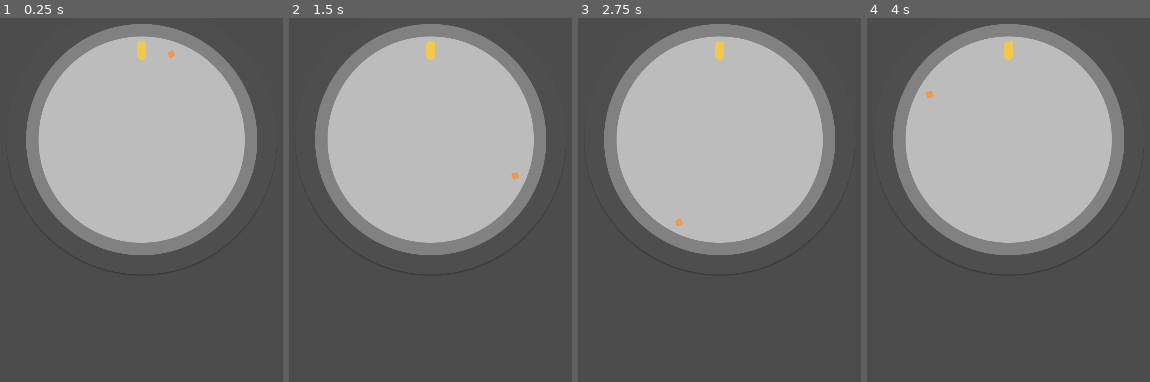
Above: before the commit, frames 1-4 (left to right).
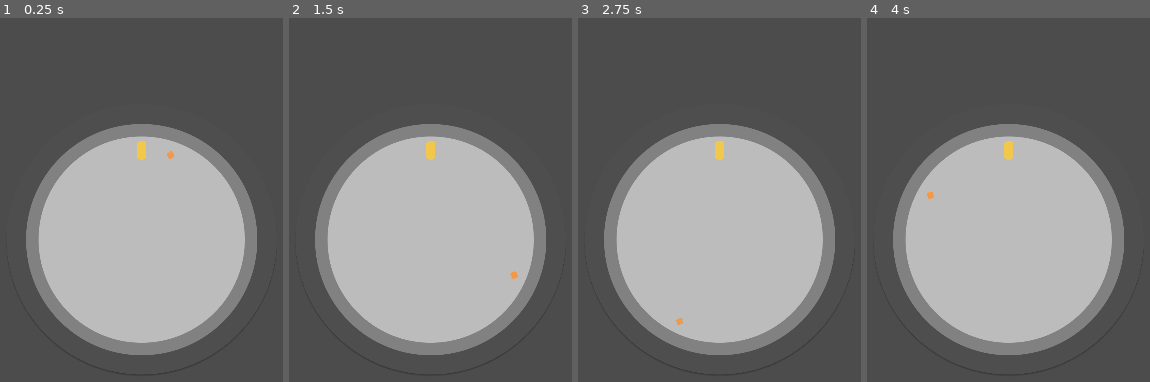
Above: after the commit, the same moments.

Repository: takecare/popthelock
Game: Godot game, scene res://scenes/Main.tscn
The game is run twice, just before and just after one commit, with the same random seed, the same clock (stepped at 60 frames per second) and the same inputs. The engine's default icon, where the game draws it, is replaced by a stand-in: a white triangle on a blue panel in a dark square.
Inputs:
- Up to frame 1 (0.25 s): no input
- Up to frame 2 (1.5 s): tap Enter at 1.25 s
- Up to frame 3 (2.75 s): tap Space at 2 s
- Up to frame 4 (4 s): tap Enter at 2.75 s

The runs differ from the first frame. In frame 1, 49% of the frame differs, in the area x 9-91%, y 1-93%; in frame 2, 49%; in frame 3, 49%; in frame 4, 49%.

Commit message:
extract target and xhair as scenes

Diff:
--- a/project.godot
+++ b/project.godot
@@ -9,17 +9,23 @@
 config_version=4
 
 _global_script_classes=[ {
+"base": "",
+"class": "Crosshair",
+"language": "GDScript",
+"path": "res://scripts/Crosshair.gd"
+}, {
 "base": "HBoxContainer",
 "class": "Lock",
 "language": "GDScript",
 "path": "res://scripts/Lock.gd"
 }, {
-"base": "",
+"base": "Reference",
 "class": "Target",
 "language": "GDScript",
 "path": "res://scripts/Target.gd"
 } ]
 _global_script_class_icons={
+"Crosshair": "",
 "Lock": "",
 "Target": ""
 }
--- /dev/null
+++ b/scenes/Crosshair.tscn
@@ -0,0 +1,16 @@
+[gd_scene load_steps=4 format=2]
+
+[ext_resource path="res://sprites/crosshair.png" type="Texture" id=1]
+[ext_resource path="res://scripts/Crosshair.gd" type="Script" id=2]
+
+[sub_resource type="CircleShape2D" id=1]
+radius = 40.1995
+
+[node name="Crosshair" type="KinematicBody2D"]
+script = ExtResource( 2 )
+
+[node name="Sprite" type="Sprite" parent="."]
+texture = ExtResource( 1 )
+
+[node name="CollisionShape2D" type="CollisionShape2D" parent="."]
+shape = SubResource( 1 )
--- a/scenes/Main.tscn
+++ b/scenes/Main.tscn
@@ -1,31 +1,20 @@
-[gd_scene load_steps=7 format=2]
+[gd_scene load_steps=5 format=2]
 
-[ext_resource path="res://sprites/crosshair.png" type="Texture" id=1]
-[ext_resource path="res://sprites/target.png" type="Texture" id=2]
+[ext_resource path="res://scenes/Crosshair.tscn" type="PackedScene" id=1]
+[ext_resource path="res://scenes/Target.tscn" type="PackedScene" id=2]
 [ext_resource path="res://scripts/Main.gd" type="Script" id=3]
-[ext_resource path="res://scripts/Target.gd" type="Script" id=4]
 [ext_resource path="res://scenes/Lock.tscn" type="PackedScene" id=5]
-[ext_resource path="res://scripts/Crosshair.gd" type="Script" id=6]
 
 [node name="Main" type="Node2D"]
 script = ExtResource( 3 )
 
 [node name="Lock" parent="." instance=ExtResource( 5 )]
+margin_top = 160.0
+margin_bottom = 597.0
 
-[node name="Target" type="Sprite" parent="."]
+[node name="Target" parent="." instance=ExtResource( 2 )]
+scale = Vector2( 0.15, 0.15 )
+
+[node name="Crosshair" parent="." instance=ExtResource( 1 )]
 position = Vector2( 360, 72 )
 scale = Vector2( 0.15, 0.15 )
-texture = ExtResource( 2 )
-script = ExtResource( 4 )
-__meta__ = {
-"_edit_group_": true
-}
-
-[node name="Crosshair" type="Sprite" parent="."]
-position = Vector2( 360, 72 )
-scale = Vector2( 0.15, 0.15 )
-texture = ExtResource( 1 )
-script = ExtResource( 6 )
-__meta__ = {
-"_edit_group_": true
-}
--- /dev/null
+++ b/scenes/Target.tscn
@@ -0,0 +1,17 @@
+[gd_scene load_steps=4 format=2]
+
+[ext_resource path="res://sprites/target.png" type="Texture" id=2]
+[ext_resource path="res://scripts/Target.gd" type="Script" id=3]
+
+[sub_resource type="CapsuleShape2D" id=1]
+radius = 50.0
+height = 104.0
+
+[node name="Target" type="KinematicBody2D"]
+script = ExtResource( 3 )
+
+[node name="Sprite" type="Sprite" parent="."]
+texture = ExtResource( 2 )
+
+[node name="CollisionShape2D" type="CollisionShape2D" parent="."]
+shape = SubResource( 1 )
--- a/scripts/Crosshair.gd
+++ b/scripts/Crosshair.gd
@@ -1,4 +1,4 @@
-extends "Rotatable.gd"
+class_name Crosshair extends "Rotatable.gd"
 
 func _ready() -> void:
   pass # Replace with function body.
--- a/scripts/Main.gd
+++ b/scripts/Main.gd
@@ -6,11 +6,16 @@
 
 onready var lock: Lock = $Lock
 onready var target: Target = $Target
-onready var crosshair: Sprite = $Crosshair
+onready var crosshair: Crosshair = $Crosshair
 
+# 360,72, s=0.15
+
+# should target and crosshair be children of lock?
 func _ready() -> void:
   target.position.x = lock.center.global_position.x
   target.position.y = lock.body.rect_global_position.y + yOffset #lock.body.rect_size.y / 2
+  crosshair.position.x = target.global_position.x
+  crosshair.position.y = target.global_position.y
 
 func _process(delta: float) -> void:
   crosshair.set_rotation_around(lock.center.global_position, step * speed * delta)
--- a/scripts/Rotatable.gd
+++ b/scripts/Rotatable.gd
@@ -1,4 +1,4 @@
-extends Sprite
+extends KinematicBody2D
 
 func set_rotation_around(point: Vector2, angle: float):
   var rot = deg2rad(angle)
--- a/scripts/Target.gd
+++ b/scripts/Target.gd
@@ -1,7 +1,15 @@
 class_name Target extends "Rotatable.gd"
 
+# Declare member variables here. Examples:
+# var a: int = 2
+# var b: String = "text"
+
+
+# Called when the node enters the scene tree for the first time.
 func _ready() -> void:
-  pass
+  pass # Replace with function body.
 
-func _process(_delta: float) -> void:
-  pass
+
+# Called every frame. 'delta' is the elapsed time since the previous frame.
+#func _process(delta: float) -> void:
+#  pass
